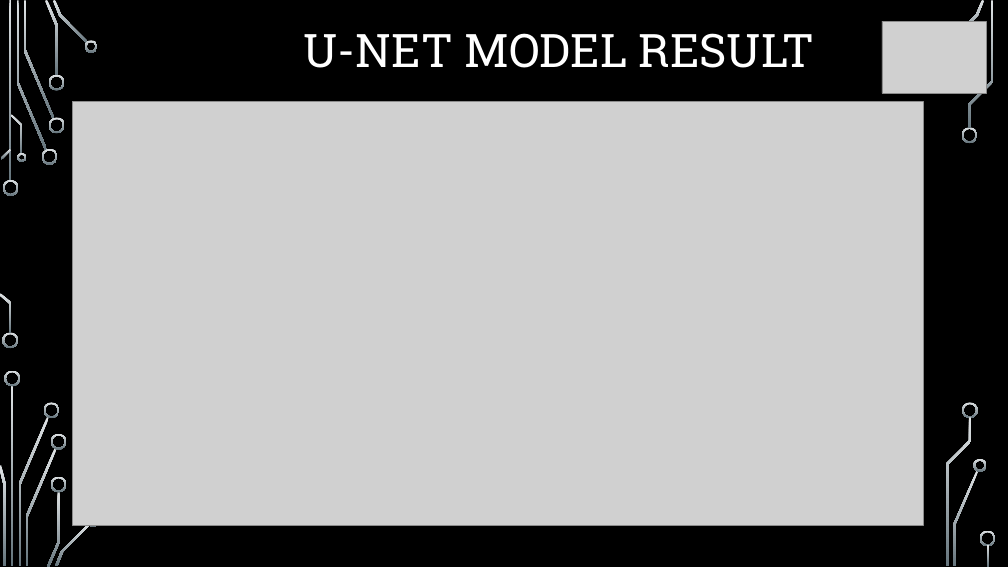
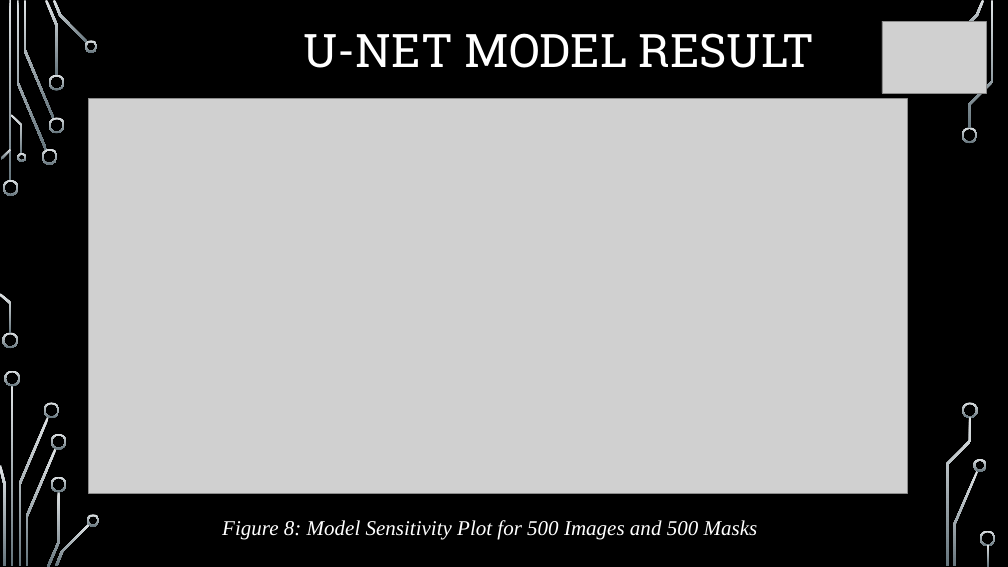
Before and after one commit to Group5FinalProject/Cancer_Champions, a slide deck: slide 12 of Cancer_Champions_PPT.pptx. Drawn at 1008x567 pixels with LibreOffice and Linux fonts; fonts in the diff are those of the drawing; grey boxes stand for pictures; background and template pictures are left out. Boxes give left, top, right and bottom in pixels: in the first picture for what was removed or moved away, otherwise in the second. Text is boxed around its words. In the diff, an @@ line names an element or a change of style, - is before the commit and + after.

```diff
--- a/Cancer_Champions_PPT.pptx
+++ b/Cancer_Champions_PPT.pptx
@@ picture: place and size @@
-picture at <box>73,102,923,526</box>
+picture at <box>88,98,907,494</box>
@@ text added at <box>222,520,758,540</box>, 20 pt, text #FFFFFF, italic @@
+Figure 8: Model Sensitivity Plot for 500 Images and 500 Masks
```
Also in this commit, not shown: 9 other slides changed, 1 slide added, 2 slides removed.
